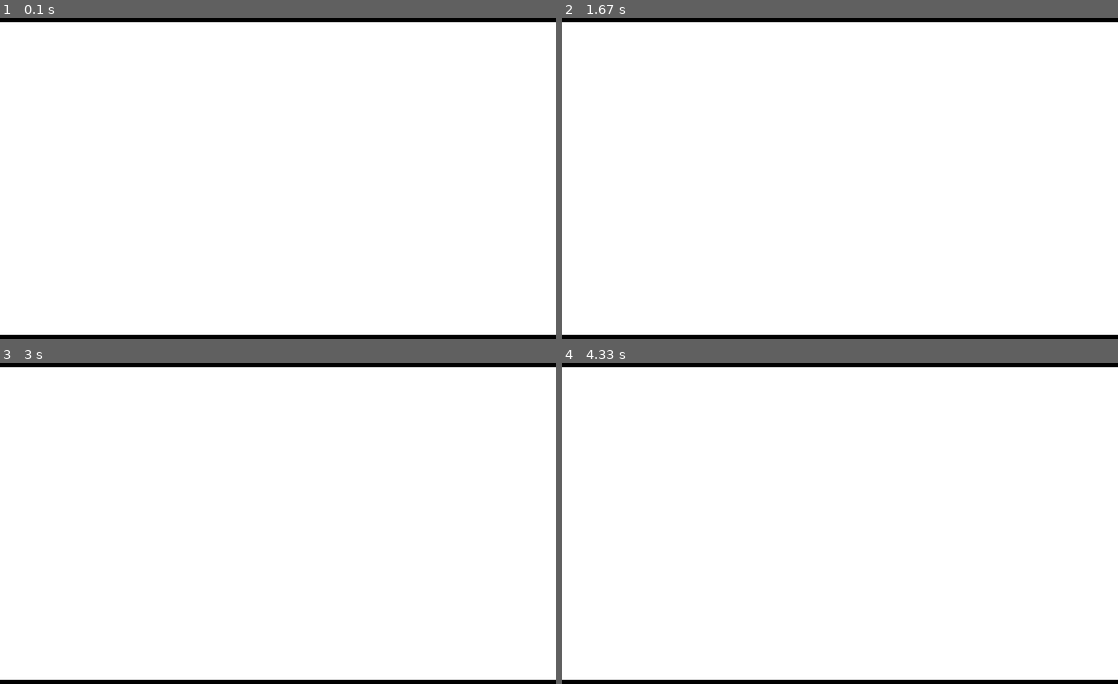
Above: before the commit, frames 1-4 (two rows, left to right).
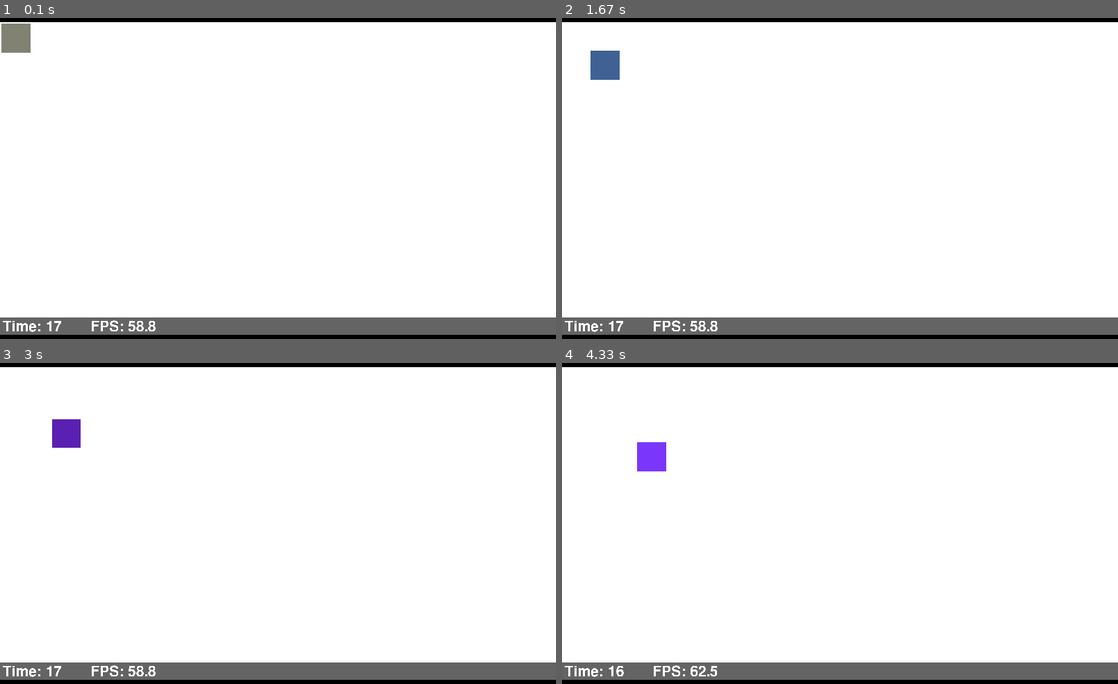
Above: after the commit, the same moments.

Repository: 648trindade/pygame-engine-gamejam
Game: pygame game, started from src/main.py
The game is run twice, just before and just after one commit, with the same random seed, the same clock (stepped at 60 frames per second) and the same inputs.
Inputs:
- Up to frame 1 (0.1 s): no input
- Up to frame 2 (1.67 s): no input
- Up to frame 3 (3 s): no input
- Up to frame 4 (4.33 s): no input

The runs differ from the first frame. In frame 1, 5.6% of the frame differs, in the area x 0-100%, y 1-99%; in frame 2, 5.6%; in frame 3, 5.6%; in frame 4, 5.6%.

Commit message:
layers e geometria e fontes!

Diff:
--- /dev/null
+++ b/src/DebugInfo.py
@@ -0,0 +1,27 @@
+from pygame import Rect, Color
+from engine.GameObject import GameObject
+from engine.Point import Point
+
+
+class DebugInfo(GameObject):
+    def __init__(self, game_data):
+        GameObject.__init__(self, None)
+        self.system = game_data['system']
+        self.screen_size = game_data['screen_size']
+        self.log = ""
+        self.dest = Rect((0, self.screen_size.y - 60), (self.screen_size.x, 60))
+        self._layer = 10
+
+    def render(self):
+        delta_time = self.system.delta_time
+        time = str(delta_time)[:4].ljust(8)
+        fps  = str(1000/delta_time)[:4]
+        text = "Time: {t} FPS: {f}".format(t=time, f=fps)
+
+        box_color = Color(100, 100, 100)
+
+        font_dest = Point(10, self.screen_size.y - 50)
+
+        self.system.draw_geom("box", rect=self.dest, color=box_color, fixed=True)
+        self.system.draw_font(text, "8bit16.ttf", 50, font_dest, centered=False,
+                              fixed=True)
--- /dev/null
+++ b/src/MyCube.py
@@ -0,0 +1,37 @@
+from pygame import Rect, Color
+from random import randrange
+from engine.GameObject import GameObject
+from engine.Point import Point
+
+class MyCube(GameObject):
+
+    def __init__(self, game_data):
+        GameObject.__init__(self, None)
+
+        self.dest = Rect(0,0,100,100)
+        self.vel  = Point(1,1)
+        self._layer = 1
+
+        self.system = game_data['system']
+        self.screen_size = game_data['screen_size']
+        self.color = Color(127, 127, 127)
+
+    def update(self):
+        self.dest += self.vel
+        if not self.system.camera.contains(self.dest):
+            if self.dest.left < self.system.camera.left:
+                self.vel.x = 1
+            elif self.dest.right > self.system.camera.right:
+                self.vel.x = -1
+
+            if self.dest.top < self.system.camera.top:
+                self.vel.y = 1
+            elif self.dest.bottom > self.system.camera.bottom:
+                self.vel.y = -1
+
+        self.color.r = (self.color.r + randrange(-10, 11)) % 256
+        self.color.g = (self.color.g + randrange(-10, 11)) % 256
+        self.color.b = (self.color.b + randrange(-10, 11)) % 256
+
+    def render(self):
+        self.system.draw_geom("box", rect=self.dest, color=self.color)
--- /dev/null
+++ b/src/MyScene.py
@@ -0,0 +1,13 @@
+from engine.Scene import Scene
+from DebugInfo import DebugInfo
+from MyCube import MyCube
+
+class MyScene(Scene):
+    def __init__(self):
+        Scene.__init__(self, "MyScene")
+
+    def start(self, game_data):
+        self.game_objects.append(DebugInfo(game_data))
+        self.game_objects.append(MyCube(game_data))
+
+        Scene.start(self, game_data)
--- a/src/engine/GameObject.py
+++ b/src/engine/GameObject.py
@@ -8,6 +8,12 @@
         Sprite.__init__(self, groups)
 
         self.image = name
-        self.rect = Rect()
-        self.src = Rect()
+        self.rect = Rect(0,0,0,0)
+        self.src = Rect(0,0,0,0)
         self.fixed = False
+
+    def update(self):
+        pass
+
+    def render(self):
+        pass
--- a/src/engine/LayeredUpdates.py
+++ b/src/engine/LayeredUpdates.py
@@ -1,7 +1,7 @@
-from pygame import sprite
+from pygame.sprite import LayeredUpdates as LU
 
 
-class LayeredUpdates(sprite.LayeredUpdates):
+class LayeredUpdates(LU):
 
     def draw(self, system):
         """
@@ -12,6 +12,7 @@
         """
         rect_list = list()
         for sprite in self.sprites():
-            system.blit(sprite.image, sprite.rect, sprite.src, sprite.fixed)
+            #system.blit(sprite.image, sprite.rect, sprite.src, sprite.fixed)
+            sprite.render()
             rect_list.append(sprite.dest)
         return rect_list
--- a/src/engine/Scene.py
+++ b/src/engine/Scene.py
@@ -1,3 +1,5 @@
+from engine.LayeredUpdates import LayeredUpdates
+
 class Scene:
     STATE_NEW = 1
     STATE_RUNNING = 2
@@ -12,6 +14,8 @@
         self.name = name
         self.state = Scene.STATE_NEW
         self.system = None
+        self.game_objects = list()
+        self.layers = LayeredUpdates()
 
     def start(self, game_data):
         """
@@ -21,6 +25,7 @@
         :return: None
         """
         self.system = game_data['system']
+        self.layers.add(*self.game_objects)
 
     def resume(self):
         """
@@ -58,10 +63,11 @@
             self.system.render()
 
     def update(self):
-        pass
+        for go in self.game_objects:
+            go.update()
 
     def render(self):
-        pass
+        self.layers.draw(self.system)
 
     def is_new(self):
         """
--- a/src/engine/System.py
+++ b/src/engine/System.py
@@ -1,14 +1,17 @@
 import pygame
+import pygame.gfxdraw
 import os
 import sys
 from engine.Point import Point
 from engine.Scene import Scene
 from engine.managers.Texture import Texture
+from engine.managers.Font import Font
 
 # tamanho fake da tela. Todos os objetos pensam que a tela tem esse tamanho
 SCREEN_SIZE = Point(1920, 1080)
 GAME_NAME = "Jogo"
 GAME_DIR = os.path.dirname(os.path.abspath(sys.argv[0]))
+WHITE_COLOR = (255, 255, 255)
 
 
 class System:
@@ -43,7 +46,8 @@
         self.camera = pygame.Rect((0,0), SCREEN_SIZE)
 
         # Gerenciador de Texturas
-        self.textures = Texture()
+        self.textures = Texture(GAME_DIR)
+        self.fonts = Font(GAME_DIR)
 
         # Clock
         self.clock = pygame.time.Clock()
@@ -86,7 +90,10 @@
          cenas na pilha. Se não houver mais cenas, termina.
         :return: None
         """
-        game_data = {'system': self}
+        game_data = {
+            'system': self,
+            'screen_size': SCREEN_SIZE
+        }
 
         while len(self.scene_stack) > 0:
             scene = self.scene_stack[-1] # topo da pilha
@@ -187,15 +194,62 @@
             # Se alguma porção da surface está aparecendo na tela
             if self.camera.colliderect(dest):
                 # Pega a posição relativa a câmera
-                _dest = dest - Point(self.camera.topleft)
-                # se os retangulos de origem e destino tem tamanhos diferentes,
-                #  redimensiona a imagem para o tamanho de destino
-                if src and src.size != _dest.size:
-                    texture = pygame.transform.scale(texture, _dest.size)
-                self.screen.blit(texture, _dest, area=src)
-        else:
-            # se os retangulos de origem e destino tem tamanhos diferentes,
-            #  redimensiona a imagem para o tamanho de destino
-            if src and src.size != dest.size:
-                texture = pygame.transform.scale(texture, dest.size)
-            self.screen.blit(texture, dest, area=src)
+                dest -= Point(self.camera.topleft)
+            else:
+                # retangulo da imagem esta fora da camera
+                return
+        # se os retangulos de origem e destino tem tamanhos diferentes,
+        #  redimensiona a imagem para o tamanho de destino
+        if src and src.size != dest.size:
+            texture = pygame.transform.scale(texture, dest.size)
+        self.screen.blit(texture, dest, area=src)
+
+    def draw_font(self, text, font_name, size, destination, color=WHITE_COLOR, centered=True, fixed=False):
+        """
+        Renderiza um texto e desenha na tela. Possui suporte para renderização
+         independente da posição da câmera, como é o caso de menus.
+        :param text: Texto a ser renderizado
+        :param font_name: nome da fonte (com extensão) a ser renderizada
+        :param size: tamanho da fonte
+        :param destination: ponto de destino (centro)
+        :param color: cor da fonte
+        :param fixed: Determina se a renderização é relativa a camera ou não
+        :return: None
+        """
+        texture, src = self.fonts.render(text, font_name, size, color)
+        dest = pygame.Rect(destination, src.size)
+        if centered:
+            dest.topleft = Point(dest.topleft) - Point(src.center)
+
+        if not fixed:
+            # Se alguma porção da surface está aparecendo na tela
+            if self.camera.colliderect(dest):
+                # Pega a posição relativa a câmera
+                dest -= Point(self.camera.topleft)
+            else:
+                # retangulo da imagem esta fora da camera
+                return
+        self.screen.blit(texture, dest)
+
+    def draw_geom(self, name, **kargs):
+
+        if not kargs.get("fixed"):
+            if kargs.get("rect"):
+                kargs["rect"] -= Point(self.camera.topleft)
+            elif kargs.get("x") and kargs.get("y"):
+                kargs['x'] -= self.camera.x
+                kargs['y'] -= self.camera.y
+
+        if name == "rectangle":
+            pygame.gfxdraw.rectangle(self.screen, kargs['rect'], kargs['color'])
+        elif name == "box":
+            pygame.gfxdraw.box(self.screen, kargs['rect'], kargs['color'])
+        elif name == "circle":
+            pygame.gfxdraw.circle(self.screen, kargs['x'], kargs['y'],
+                                  kargs['r'], kargs['color'])
+        elif name == "aacicle":
+            pygame.gfxdraw.aacircle(self.screen, kargs['x'], kargs['y'],
+                                  kargs['r'], kargs['color'])
+        elif name == "filled_circle":
+            pygame.gfxdraw.filled_circle(self.screen, kargs['x'], kargs['y'],
+                                  kargs['r'], kargs['color'])
--- a/src/engine/managers/Font.py
+++ b/src/engine/managers/Font.py
@@ -1,2 +1,17 @@
+from os.path import isdir
+from os import listdir
+from pygame import freetype
+
+FONTS_PATH = "/../etc/font/"
+
 class Font:
-    pass
+
+    def __init__(self, game_dir):
+        self.path = game_dir + FONTS_PATH
+        self.fonts = dict()
+
+    def render(self, text, font_name, size, color):
+        if self.fonts.get(font_name) is None:
+            self.fonts[font_name] = freetype.Font(self.path + font_name)
+
+        return self.fonts[font_name].render(text, fgcolor=color, size=size)
--- a/src/engine/managers/Texture.py
+++ b/src/engine/managers/Texture.py
@@ -1,2 +1,67 @@
+from os.path import isdir
+from os import listdir
+from pygame import image
+
+TEXTURE_PATH = "/etc/img/"
+SHARED_FOLDER = "shared/"
+FORMATS_SUPPORTED = ("png", "bmp", "jpg")
+
+
 class Texture:
-    pass
+
+    def __init__(self, game_dir):
+        self.path = game_dir + TEXTURE_PATH
+        self.surfaces = dict()
+        self.load(SHARED_FOLDER)
+
+    def load(self, folder):
+        """
+        Carrega todas as texturas de uma pasta
+        :param folder: nome da pasta, localizada dentro de TEXTURE_PATH
+        :return: None
+        """
+        if folder[-1] != '/':
+            folder += "/"
+        # se pasta existe e é realmente uma pasta
+        if isdir(self.path + folder):
+            files = listdir(self.path + folder)
+            # pra cada arquivo na pasta
+            for file in files:
+                name = file[:-4]
+                extension = file[-3:]
+                # testa se a extensão é uma dessas 3
+                if extension in FORMATS_SUPPORTED:
+                    # carrega a imagem e põe no dicionario
+                    self.surfaces[name] = image.load(self.path + folder + file)
+
+    def unload(self, folder):
+        """
+        Descarrega todas as texturas de uma pasta
+        :param folder: nome da pasta, localizada dentro de TEXTURE_PATH
+        :return: None
+        """
+        if folder[-1] != '/':
+            folder += "/"
+        # se pasta existe e é realmente uma pasta
+        if isdir(self.path + folder):
+            files = listdir(self.path + folder)
+            # pra cada arquivo na pasta
+            for file in files:
+                name = file[:-4]
+                extension = file[-3:]
+                # testa se a extensão é uma dessas 3
+                if extension in FORMATS_SUPPORTED:
+                    # carrega a imagem e põe no dicionario
+                    self.surfaces.pop(name)
+
+    def get(self, id):
+        """
+        Retorna a textura com o id correspondente. Se não houver, lança uma
+        exceção
+        :param id: ID (nome) da textura
+        :return: pygame.Surface -> textura
+        """
+        if self.surfaces.get(id) is not None:
+            return self.surfaces[id]
+        else:
+            raise Exception("Textura inexistente ou não carregada!")
--- a/src/main.py
+++ b/src/main.py
@@ -1,6 +1,7 @@
-from engine import System, Scene
+from engine import System
+from MyScene import MyScene
 
 system = System()
-scene = Scene("teste")
+scene = MyScene()
 system.push_scene(scene)
 system.run() # entra no laço principal do jogo
